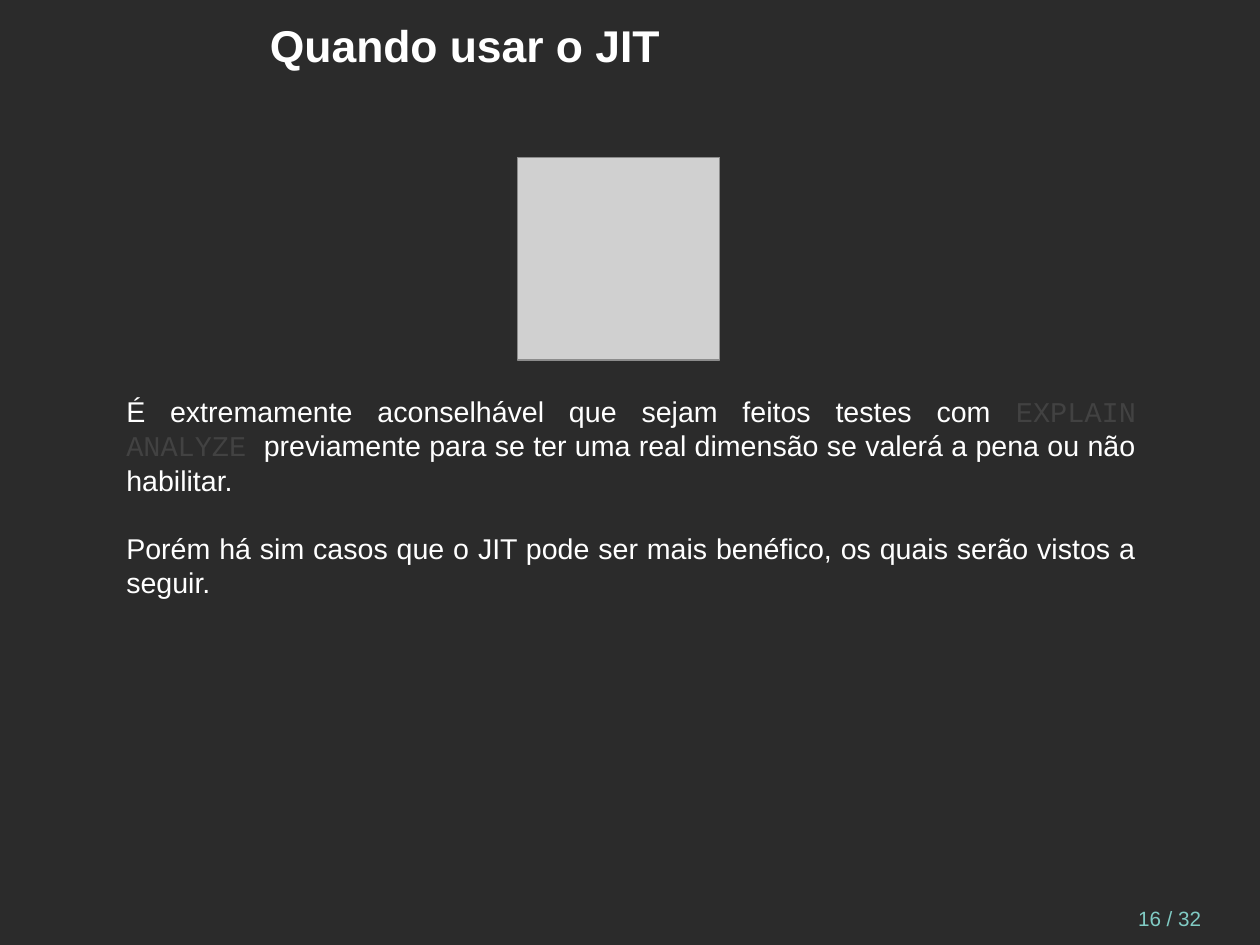
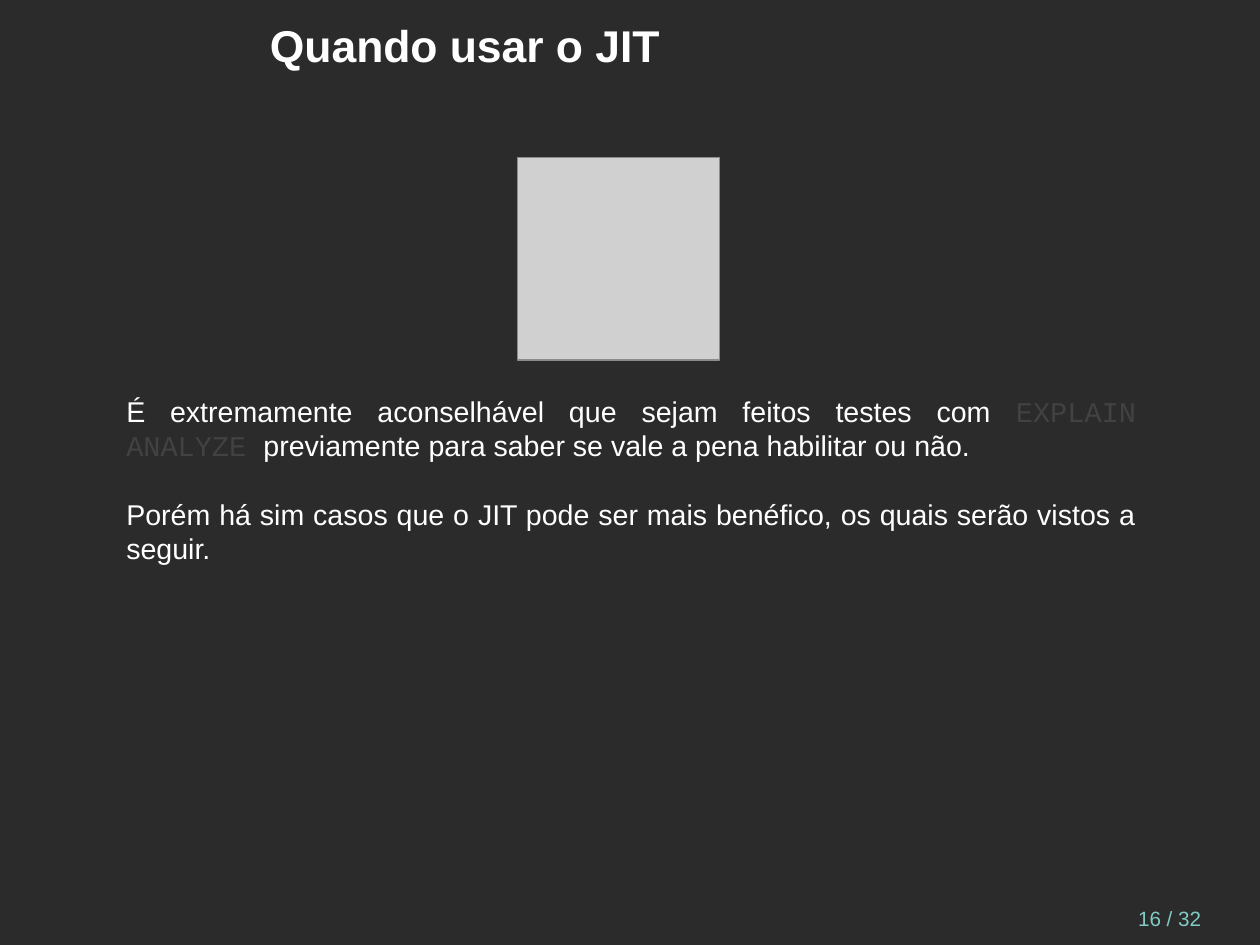
Before and after one commit to juliano777/my_slides, a slide deck: slide 16 of postgresql/pgconf/2025/jit/jit-pt_br.odp. Drawn at 1260x945 pixels with LibreOffice and Linux fonts; fonts in the diff are those of the drawing; grey boxes stand for pictures; background and template pictures are left out; a plain dark background stands for a picture behind light text. Boxes give left, top, right and bottom in pixels: in the first picture for what was removed or moved away, otherwise in the second. Text is boxed around its words. In the diff, an @@ line names an element or a change of style, - is before the commit and + after.

```diff
--- a/postgresql/pgconf/2025/jit/jit-pt_br.odp
+++ b/postgresql/pgconf/2025/jit/jit-pt_br.odp
@@ text at [126, 400, 991, 462]: text changed @@
-É extremamente aconselhável que sejam feitos testes com EXPLAIN ANALYZE previamente para se ter uma real dimensão se valerá a pena ou não habilitar.
+É extremamente aconselhável que sejam feitos testes com EXPLAIN ANALYZE previamente para saber se vale a pena habilitar ou não.
```
Also in this commit, not shown: 6 other slides changed, 1 other file.
